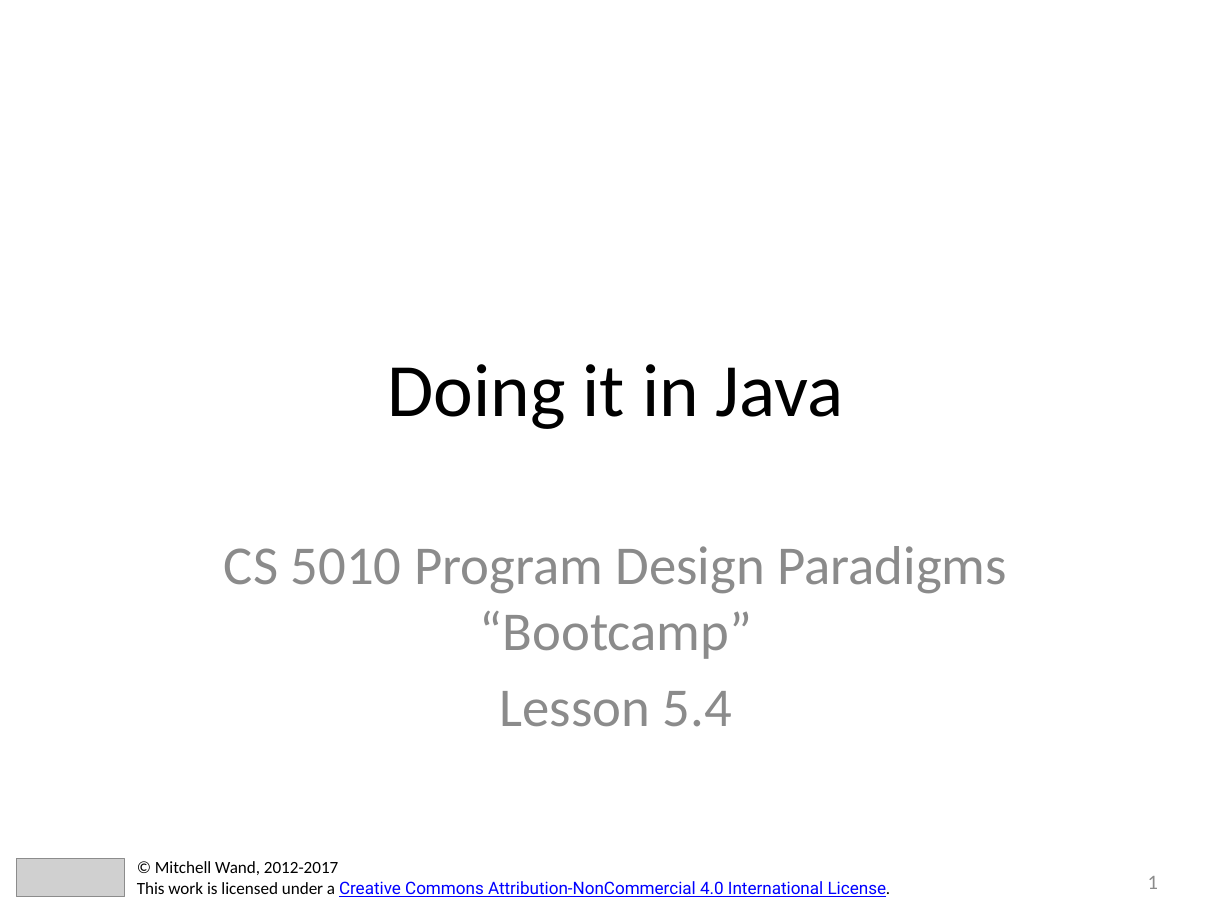
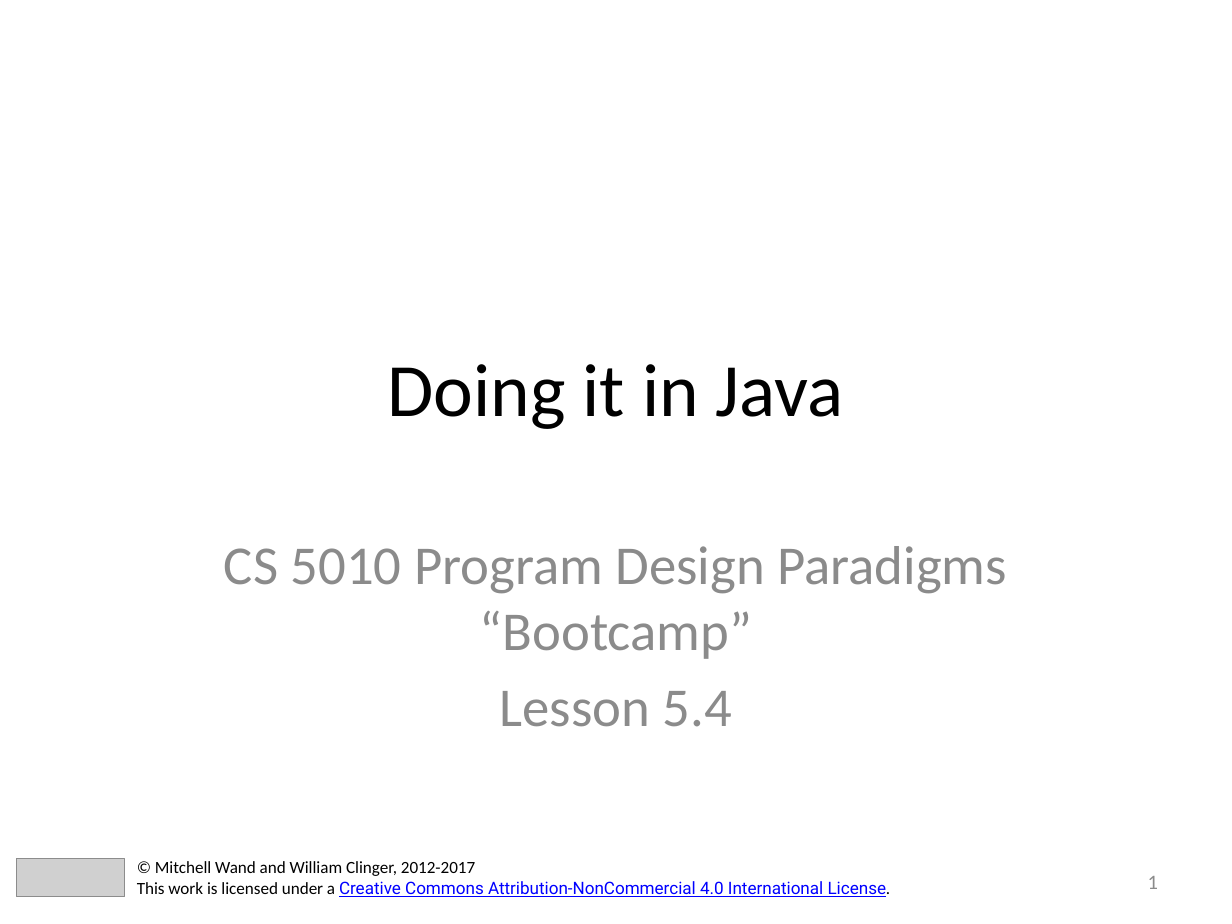
Before and after one commit to mwand/cs5010f17, a slide deck: slide 1 of Slides/Lesson 5.4 Doing It In Java.pptx. Drawn at 1232x924 pixels with LibreOffice and Linux fonts; fonts in the diff are those of the drawing; grey boxes stand for pictures. Boxes give left, top, right and bottom in pixels: in the first picture for what was removed or moved away, otherwise in the second. Text is boxed around its words. In the diff, an @@ line names an element or a change of style, - is before the commit and + after.

```diff
--- a/Slides/Lesson 5.4 Doing It In Java.pptx
+++ b/Slides/Lesson 5.4 Doing It In Java.pptx
@@ text at [155,861,475,876]: text changed @@
-© Mitchell Wand, 2012-2017
+© Mitchell Wand and William Clinger, 2012-2017
```
Also in this commit, not shown: 5 other slides changed, 12 slides added, 7 other files.
